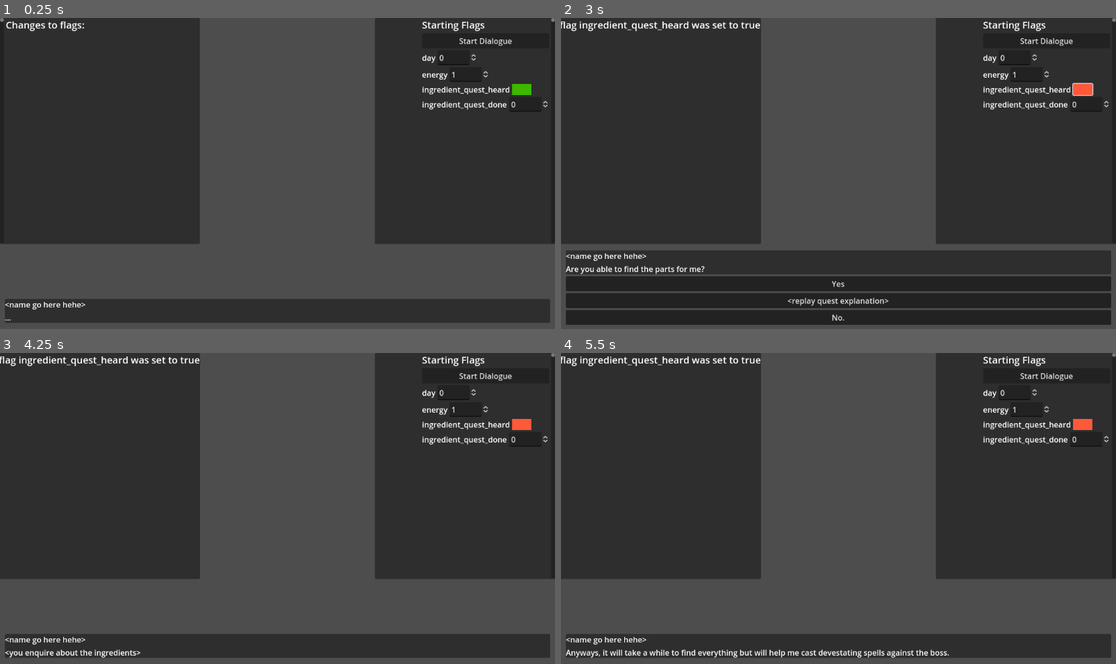
Above: before the commit, frames 1-4 (two rows, left to right).
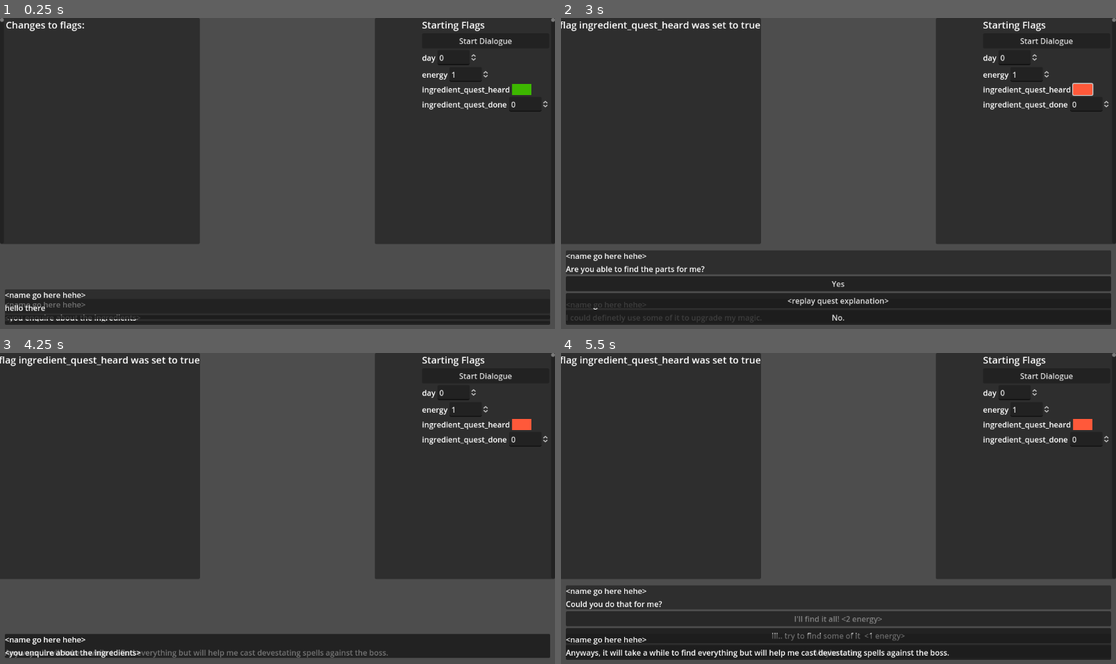
Above: after the commit, the same moments.

Repository: Pomalec/Wild-and-proud-jam
Game: Godot game, scene res://Scenes/Questlines/Mage/MageGreeting/MageGreeting.tscn
Two runs of this game, one before a commit and one after it. Both use one fixed random seed, a clock stepped at 60 frames per second and the inputs below. This scene is started directly instead of the project's main scene.
Inputs (mouse positions are in pixels of both pictures, inside the frame that each line leads up to):
- Up to frame 1 (0.25 s): no input
- Up to frame 2 (3 s): click "Start Dialogue" at 0.5 s; click "Start Dialogue" at 1.25 s; click (1082, 89) at 2 s; tap Enter (ui_accept) at 2.75, 2.85 s; hold D (move_right) from 2.78 s (still down)
- Up to frame 3 (4.25 s): tap Enter (ui_accept) at 3.02, 3.32 s; release D (move_right) at 3.5 s; click "<replay quest explanation>" at 3.5 s
- Up to frame 4 (5.5 s): tap Enter (ui_accept) at 4.25, 4.35, 4.52, 4.82 s; hold S (move_down) 4.28-5 s; click (838, 636) at 5 s, where only the run after the commit has a clickable "Ill.. try to find some of it …"

The runs differ from the first frame. In frame 1, 4.0% of the frame differs, in the area x 0-100%, y 87-99%; in frame 2, 0.5%; in frame 3, 0.4%; in frame 4, 15%, in the area x 0-100%, y 74-99%.

Commit message:
fixes

Diff:
--- a/DialogueSystem/DialogueAdvancable.gd
+++ b/DialogueSystem/DialogueAdvancable.gd
@@ -11,7 +11,6 @@
 
 # Next piece to advance to.
 @export var next_dialogue : Dialogue
-@export var ends_dialogue : bool = false
 
 
 func _ready():
--- a/DialogueSystem/UI/DialogueUI.gd
+++ b/DialogueSystem/UI/DialogueUI.gd
@@ -62,9 +62,6 @@
 	print('test')
 	if current_dialogue is DialogueAdvancable:
 		current_dialogue.continue_pressed()
-		if current_dialogue.ends_dialogue:
-			visible = false
-			return
 		current_dialogue = current_dialogue.next_dialogue
 		update()
 
--- a/DialogueSystem/UI/DialogueUI.tscn
+++ b/DialogueSystem/UI/DialogueUI.tscn
@@ -1,6 +1,7 @@
-[gd_scene load_steps=2 format=3 uid="uid://w6hth87nydv1"]
+[gd_scene load_steps=3 format=3 uid="uid://w6hth87nydv1"]
 
 [ext_resource type="Script" path="res://DialogueSystem/UI/DialogueUI.gd" id="1_rne02"]
+[ext_resource type="PackedScene" uid="uid://udb584jlfob3" path="res://DialogueSystem/UI/DialogueChoice.tscn" id="2_ic118"]
 
 [node name="DialogueUI" type="Control"]
 layout_mode = 3
@@ -37,8 +38,14 @@
 [node name="TextArea" type="Label" parent="VBoxContainer/MainBox/VBoxContainer"]
 layout_mode = 2
 size_flags_vertical = 1
-text = "..."
+text = "hello there"
 
 [node name="Options" type="VBoxContainer" parent="VBoxContainer"]
 layout_mode = 2
 alignment = 2
+
+[node name="DialogueChoice" parent="VBoxContainer/Options" instance=ExtResource("2_ic118")]
+layout_mode = 2
+
+[node name="DialogueChoice2" parent="VBoxContainer/Options" instance=ExtResource("2_ic118")]
+layout_mode = 2
--- /dev/null
+++ b/DialogueSystem/testroom.gd
@@ -0,0 +1,8 @@
+extends Node2D
+
+@export var test_energy : int = 1
+
+func _ready():
+	PlayerVariables.energy = test_energy
+	$CanvasLayer/DialogueUI.current_dialogue = $Hello
+	$CanvasLayer/DialogueUI.update()
--- /dev/null
+++ b/DialogueSystem/testroom.tscn
@@ -0,0 +1,82 @@
+[gd_scene load_steps=8 format=3 uid="uid://clwiahag6njcc"]
+
+[ext_resource type="Script" path="res://DialogueSystem/testroom.gd" id="1_yaync"]
+[ext_resource type="Script" path="res://DialogueSystem/DialogueAdvancable.gd" id="2_delhp"]
+[ext_resource type="Script" path="res://DialogueSystem/Choice/DialogueQuestion.gd" id="3_61xej"]
+[ext_resource type="Script" path="res://DialogueSystem/Choice/DialogueChoice.gd" id="4_v1025"]
+[ext_resource type="PackedScene" uid="uid://w6hth87nydv1" path="res://DialogueSystem/UI/DialogueUI.tscn" id="5_4jglu"]
+[ext_resource type="Script" path="res://Scenes/Questlines/GeneralChecks/EnergyRemainingBranch.gd" id="5_owilr"]
+[ext_resource type="Script" path="res://Scenes/Questlines/GeneralChecks/DaysRemainingBranch.gd" id="6_uvl0s"]
+
+[node name="Testroom" type="Node2D"]
+script = ExtResource("1_yaync")
+
+[node name="Hello" type="Node" parent="." node_paths=PackedStringArray("next_dialogue")]
+script = ExtResource("2_delhp")
+text_content = "Hello!"
+next_dialogue = NodePath("../Help?")
+
+[node name="Help?" type="Node" parent="."]
+script = ExtResource("3_61xej")
+text_content = "Will you help?"
+
+[node name="FullEffort" type="Node" parent="Help?" node_paths=PackedStringArray("next_dialogue")]
+script = ExtResource("4_v1025")
+option_content = "Yeah! <2 energy>"
+energy_requirement = 2
+next_dialogue = NodePath("FullEffortConfirm")
+
+[node name="FullEffortConfirm" type="Node" parent="Help?/FullEffort"]
+script = ExtResource("2_delhp")
+text_content = "You spend most of the day collecting ingredients. Eggs is extremely thankful!"
+
+[node name="HalfEffort" type="Node" parent="Help?" node_paths=PackedStringArray("next_dialogue")]
+script = ExtResource("4_v1025")
+option_content = "Ill help a bit.. <1 energy>"
+energy_requirement = 1
+next_dialogue = NodePath("EffortCheck")
+
+[node name="EffortCheck" type="Node" parent="Help?/HalfEffort" node_paths=PackedStringArray("possible_branches")]
+script = ExtResource("5_owilr")
+possible_branches = [NodePath("YouHadMoreEnergy"), NodePath("YouDidYourBest")]
+
+[node name="YouHadMoreEnergy" type="Node" parent="Help?/HalfEffort/EffortCheck"]
+script = ExtResource("2_delhp")
+text_content = "You only get a few of the ingredients. They seem unimpressed, but thank you regardless."
+
+[node name="YouDidYourBest" type="Node" parent="Help?/HalfEffort/EffortCheck"]
+script = ExtResource("2_delhp")
+text_content = "You only get a few of the ingredients. They see how tired you are and appreciate you trying your hardest anyway."
+
+[node name="No" type="Node" parent="Help?" node_paths=PackedStringArray("next_dialogue")]
+script = ExtResource("4_v1025")
+option_content = "I can't do that right now."
+next_dialogue = NodePath("EnergyRemainingCheck")
+
+[node name="EnergyRemainingCheck" type="Node" parent="Help?/No" node_paths=PackedStringArray("possible_branches")]
+script = ExtResource("5_owilr")
+possible_branches = [NodePath("."), NodePath("../NoEnergyDecline")]
+
+[node name="HasEnergySoDaysRemainingCheck" type="Node" parent="Help?/No/EnergyRemainingCheck" node_paths=PackedStringArray("possible_branches")]
+script = ExtResource("6_uvl0s")
+possible_branches = [NodePath("FirstDay"), NodePath("2ndDay"), NodePath("LastDay")]
+
+[node name="FirstDay" type="Node" parent="Help?/No/EnergyRemainingCheck/HasEnergySoDaysRemainingCheck"]
+script = ExtResource("2_delhp")
+text_content = "I understand. Hopefully you can help in the coming days."
+
+[node name="2ndDay" type="Node" parent="Help?/No/EnergyRemainingCheck/HasEnergySoDaysRemainingCheck"]
+script = ExtResource("2_delhp")
+text_content = "Ok, let me know if you can do it tommorow."
+
+[node name="LastDay" type="Node" parent="Help?/No/EnergyRemainingCheck/HasEnergySoDaysRemainingCheck"]
+script = ExtResource("2_delhp")
+text_content = "This is our last chance to prepare! Please, come back if you have the time."
+
+[node name="NoEnergyDecline" type="Node" parent="Help?/No"]
+script = ExtResource("2_delhp")
+text_content = "You do look pretty tired. Get some rest, you'll need it."
+
+[node name="CanvasLayer" type="CanvasLayer" parent="."]
+
+[node name="DialogueUI" parent="CanvasLayer" instance=ExtResource("5_4jglu")]
--- a/Scenes/Questlines/Mage/MageIngredientQuest/IngriedientQuest.tscn
+++ b/Scenes/Questlines/Mage/MageIngredientQuest/IngriedientQuest.tscn
@@ -1,133 +1,161 @@
-[gd_scene load_steps=7 format=3 uid="uid://frtkocfqxsx3"]
+[gd_scene load_steps=8 format=3 uid="uid://frtkocfqxsx3"]
 
 [ext_resource type="Script" path="res://DialogueSystem/DialogueAdvancable.gd" id="1_n5gy0"]
 [ext_resource type="Script" path="res://DialogueSystem/Choice/DialogueQuestion.gd" id="2_ulqli"]
 [ext_resource type="Script" path="res://DialogueSystem/Choice/DialogueChoice.gd" id="3_7vwn0"]
 [ext_resource type="Script" path="res://Scenes/Questlines/GeneralChecks/EnergyRemainingBranch.gd" id="4_aa01l"]
+[ext_resource type="PackedScene" uid="uid://w6hth87nydv1" path="res://DialogueSystem/UI/DialogueUI.tscn" id="5_5ljvw"]
 [ext_resource type="Script" path="res://Scenes/Questlines/Mage/MageIngredientQuest/SetIngredientFlag.gd" id="5_80fhe"]
 [ext_resource type="Script" path="res://Scenes/Questlines/GeneralChecks/DaysRemainingBranch.gd" id="6_s564b"]
 
-[node name="Help?" type="Node"]
+[node name="Explanation1" type="Node" node_paths=PackedStringArray("next_dialogue")]
+script = ExtResource("1_n5gy0")
+text_content = "<you enquire about the ingredients>"
+next_dialogue = NodePath("Explanation2")
+
+[node name="Explanation2" type="Node" parent="." node_paths=PackedStringArray("next_dialogue")]
+script = ExtResource("1_n5gy0")
+text_content = "This place has all sorts of scrap tech just laying around."
+next_dialogue = NodePath("../Explanation3")
+
+[node name="Explanation3" type="Node" parent="." node_paths=PackedStringArray("next_dialogue")]
+script = ExtResource("1_n5gy0")
+text_content = "I could definetly use some of it to upgrade my magic."
+next_dialogue = NodePath("../Explanation4")
+
+[node name="Explanation4" type="Node" parent="." node_paths=PackedStringArray("next_dialogue")]
+script = ExtResource("1_n5gy0")
+text_content = "Don't.. question the process."
+next_dialogue = NodePath("../Explanation5")
+
+[node name="Explanation5" type="Node" parent="." node_paths=PackedStringArray("next_dialogue")]
+script = ExtResource("1_n5gy0")
+text_content = "Anyways, it will take a while to find everything but will help me cast devestating spells against the boss."
+next_dialogue = NodePath("../Explanation6")
+
+[node name="Explanation6" type="Node" parent="." node_paths=PackedStringArray("next_dialogue")]
+script = ExtResource("1_n5gy0")
+text_content = "<the mage hands you a long list of scrap parts to find, each described with serial numbers and quick sketches>"
+next_dialogue = NodePath("../Help?")
+
+[node name="Help?" type="Node" parent="."]
 script = ExtResource("2_ulqli")
-text_content = "<What will you do?>"
+text_content = "Could you do that for me?"
 
-[node name="FullEffort" type="Node" parent="." node_paths=PackedStringArray("next_dialogue")]
+[node name="FullEffort" type="Node" parent="Help?" node_paths=PackedStringArray("next_dialogue")]
 script = ExtResource("3_7vwn0")
 option_content = "I'll find it all! <2 energy>"
 energy_requirement = 2
 next_dialogue = NodePath("FullEffortConfirm")
 
-[node name="FullEffortConfirm" type="Node" parent="FullEffort" node_paths=PackedStringArray("next_dialogue")]
+[node name="FullEffortConfirm" type="Node" parent="Help?/FullEffort" node_paths=PackedStringArray("next_dialogue")]
 script = ExtResource("1_n5gy0")
 text_content = "You spend most of the day collecting ingredients. Eggs is extremely thankful!"
 next_dialogue = NodePath("../FullEffortConfirm2")
 
-[node name="FullEffortConfirm2" type="Node" parent="FullEffort" node_paths=PackedStringArray("next_dialogue")]
+[node name="FullEffortConfirm2" type="Node" parent="Help?/FullEffort" node_paths=PackedStringArray("next_dialogue")]
 script = ExtResource("1_n5gy0")
 text_content = "<You return with a bountiful harvest of scrap technology!>"
 next_dialogue = NodePath("../FullEffortConfirm3")
 
-[node name="FullEffortConfirm3" type="Node" parent="FullEffort" node_paths=PackedStringArray("next_dialogue")]
+[node name="FullEffortConfirm3" type="Node" parent="Help?/FullEffort" node_paths=PackedStringArray("next_dialogue")]
 script = ExtResource("1_n5gy0")
 text_content = "Woah, you found it all?"
 next_dialogue = NodePath("../FullEffortConfirm4")
 
-[node name="FullEffortConfirm4" type="Node" parent="FullEffort" node_paths=PackedStringArray("next_dialogue")]
+[node name="FullEffortConfirm4" type="Node" parent="Help?/FullEffort" node_paths=PackedStringArray("next_dialogue")]
 script = ExtResource("1_n5gy0")
 text_content = "Well, either that or you've filled that bag with a bunch of heavy rocks!"
 next_dialogue = NodePath("../FullEffortConfirm5")
 
-[node name="FullEffortConfirm5" type="Node" parent="FullEffort"]
+[node name="FullEffortConfirm5" type="Node" parent="Help?/FullEffort"]
 script = ExtResource("5_80fhe")
 set_ingredient_flag_to = 2
 text_content = "Thank you, this won't go to waste! I'll destroy that thing in no time >:)"
 
-[node name="HalfEffort" type="Node" parent="." node_paths=PackedStringArray("next_dialogue")]
+[node name="HalfEffort" type="Node" parent="Help?" node_paths=PackedStringArray("next_dialogue")]
 script = ExtResource("3_7vwn0")
-option_content = "Ill.. try to find some of it.  <1 energy>"
+option_content = "Ill.. try to find some of it  <1 energy>"
 energy_requirement = 1
 next_dialogue = NodePath("EffortCheck")
 
-[node name="EffortCheck" type="Node" parent="HalfEffort" node_paths=PackedStringArray("possible_branches")]
+[node name="EffortCheck" type="Node" parent="Help?/HalfEffort" node_paths=PackedStringArray("possible_branches")]
 script = ExtResource("4_aa01l")
 possible_branches = [NodePath("YouHadMoreEnergy"), NodePath("YouDidYourBest1")]
 
-[node name="YouDidYourBest1" type="Node" parent="HalfEffort/EffortCheck" node_paths=PackedStringArray("next_dialogue")]
+[node name="YouDidYourBest1" type="Node" parent="Help?/HalfEffort/EffortCheck" node_paths=PackedStringArray("next_dialogue")]
 script = ExtResource("1_n5gy0")
 text_content = "With the last of your energy, you manage to find a few parts from the list."
 next_dialogue = NodePath("YouDidYourBest2")
 
-[node name="YouDidYourBest2" type="Node" parent="HalfEffort/EffortCheck/YouDidYourBest1" node_paths=PackedStringArray("next_dialogue")]
+[node name="YouDidYourBest2" type="Node" parent="Help?/HalfEffort/EffortCheck/YouDidYourBest1" node_paths=PackedStringArray("next_dialogue")]
 script = ExtResource("1_n5gy0")
 text_content = " <You return to the mage with a small bundle>"
 next_dialogue = NodePath("../YouDidYourBest3")
 
-[node name="YouDidYourBest3" type="Node" parent="HalfEffort/EffortCheck/YouDidYourBest1" node_paths=PackedStringArray("next_dialogue")]
+[node name="YouDidYourBest3" type="Node" parent="Help?/HalfEffort/EffortCheck/YouDidYourBest1" node_paths=PackedStringArray("next_dialogue")]
 script = ExtResource("1_n5gy0")
 text_content = "Oh, thank you. Thats not everything.."
 next_dialogue = NodePath("../YouDidYourBest4")
 
-[node name="YouDidYourBest4" type="Node" parent="HalfEffort/EffortCheck/YouDidYourBest1"]
+[node name="YouDidYourBest4" type="Node" parent="Help?/HalfEffort/EffortCheck/YouDidYourBest1"]
 script = ExtResource("5_80fhe")
 set_ingredient_flag_to = 1
 text_content = "But I can tell you tried your hardest, despite how tired you are. That means alot, thank you."
-ends_dialogue = true
 
-[node name="YouHadMoreEnergy" type="Node" parent="HalfEffort/EffortCheck" node_paths=PackedStringArray("next_dialogue")]
+[node name="YouHadMoreEnergy" type="Node" parent="Help?/HalfEffort/EffortCheck" node_paths=PackedStringArray("next_dialogue")]
 script = ExtResource("1_n5gy0")
 text_content = "You only end up collecting a few of the parts requested. "
 next_dialogue = NodePath("YouHadMoreEnergy2")
 
-[node name="YouHadMoreEnergy2" type="Node" parent="HalfEffort/EffortCheck/YouHadMoreEnergy" node_paths=PackedStringArray("next_dialogue")]
+[node name="YouHadMoreEnergy2" type="Node" parent="Help?/HalfEffort/EffortCheck/YouHadMoreEnergy" node_paths=PackedStringArray("next_dialogue")]
 script = ExtResource("1_n5gy0")
 text_content = "<You hand in the small bundle>"
 next_dialogue = NodePath("../YouHadMoreEnergy3")
 
-[node name="YouHadMoreEnergy3" type="Node" parent="HalfEffort/EffortCheck/YouHadMoreEnergy" node_paths=PackedStringArray("next_dialogue")]
+[node name="YouHadMoreEnergy3" type="Node" parent="Help?/HalfEffort/EffortCheck/YouHadMoreEnergy" node_paths=PackedStringArray("next_dialogue")]
 script = ExtResource("1_n5gy0")
 text_content = "<The mage takes it, knowing by the size that it is incomplete>"
 next_dialogue = NodePath("../YouHadMoreEnergy4")
 
-[node name="YouHadMoreEnergy4" type="Node" parent="HalfEffort/EffortCheck/YouHadMoreEnergy" node_paths=PackedStringArray("next_dialogue")]
+[node name="YouHadMoreEnergy4" type="Node" parent="Help?/HalfEffort/EffortCheck/YouHadMoreEnergy" node_paths=PackedStringArray("next_dialogue")]
 script = ExtResource("1_n5gy0")
 text_content = "..."
 next_dialogue = NodePath("../YouHadMoreEnergy5")
 
-[node name="YouHadMoreEnergy5" type="Node" parent="HalfEffort/EffortCheck/YouHadMoreEnergy"]
+[node name="YouHadMoreEnergy5" type="Node" parent="Help?/HalfEffort/EffortCheck/YouHadMoreEnergy"]
 script = ExtResource("5_80fhe")
 set_ingredient_flag_to = 1
 text_content = "Thanks, this will help... a bit."
-ends_dialogue = true
 
-[node name="No" type="Node" parent="." node_paths=PackedStringArray("next_dialogue")]
+[node name="No" type="Node" parent="Help?" node_paths=PackedStringArray("next_dialogue")]
 script = ExtResource("3_7vwn0")
 option_content = "Maybe later.."
 next_dialogue = NodePath("EnergyRemainingCheck")
 
-[node name="EnergyRemainingCheck" type="Node" parent="No" node_paths=PackedStringArray("possible_branches")]
+[node name="EnergyRemainingCheck" type="Node" parent="Help?/No" node_paths=PackedStringArray("possible_branches")]
 script = ExtResource("4_aa01l")
 possible_branches = [NodePath("HasEnergySoDaysRemainingCheck"), NodePath("../NoEnergyDecline")]
 
-[node name="HasEnergySoDaysRemainingCheck" type="Node" parent="No/EnergyRemainingCheck" node_paths=PackedStringArray("possible_branches")]
+[node name="HasEnergySoDaysRemainingCheck" type="Node" parent="Help?/No/EnergyRemainingCheck" node_paths=PackedStringArray("possible_branches")]
 script = ExtResource("6_s564b")
 possible_branches = [NodePath("FirstDay"), NodePath("2ndDay"), NodePath("LastDay")]
 
-[node name="FirstDay" type="Node" parent="No/EnergyRemainingCheck/HasEnergySoDaysRemainingCheck"]
+[node name="FirstDay" type="Node" parent="Help?/No/EnergyRemainingCheck/HasEnergySoDaysRemainingCheck"]
 script = ExtResource("1_n5gy0")
 text_content = "I understand. Hopefully you can help in the coming days."
-ends_dialogue = true
 
-[node name="2ndDay" type="Node" parent="No/EnergyRemainingCheck/HasEnergySoDaysRemainingCheck"]
+[node name="2ndDay" type="Node" parent="Help?/No/EnergyRemainingCheck/HasEnergySoDaysRemainingCheck"]
 script = ExtResource("1_n5gy0")
 text_content = "Ok, let me know if you can do it tommorow."
-ends_dialogue = true
 
-[node name="LastDay" type="Node" parent="No/EnergyRemainingCheck/HasEnergySoDaysRemainingCheck"]
+[node name="LastDay" type="Node" parent="Help?/No/EnergyRemainingCheck/HasEnergySoDaysRemainingCheck"]
 script = ExtResource("1_n5gy0")
 text_content = "This is our last chance to prepare! Please, come back if you have the time."
-ends_dialogue = true
 
-[node name="NoEnergyDecline" type="Node" parent="No"]
+[node name="NoEnergyDecline" type="Node" parent="Help?/No"]
 script = ExtResource("1_n5gy0")
 text_content = "You do look pretty tired. Get some rest, you'll need it."
-ends_dialogue = true
+
+[node name="DialogueUI" parent="." node_paths=PackedStringArray("debug_start_on") instance=ExtResource("5_5ljvw")]
+debug_start_on = NodePath("..")
--- a/firstscene.tscn
+++ b/firstscene.tscn
@@ -14,7 +14,7 @@
 
 [node name="Player" parent="." instance=ExtResource("1_cc5r5")]
 
-[node name="Camera2D2" type="Camera2D" parent="Player"]
+[node name="Camera2D" type="Camera2D" parent="Player"]
 zoom = Vector2(5, 5)
 position_smoothing_enabled = true
 
Not shown: 1 places in Scenes/party_member.tscn that only renumber resources
Not shown: 1 places in Scenes/tictacktoe sidequest.tscn that only renumber resources
Not shown: 1 places in scenes/player.tscn that only renumber resources
